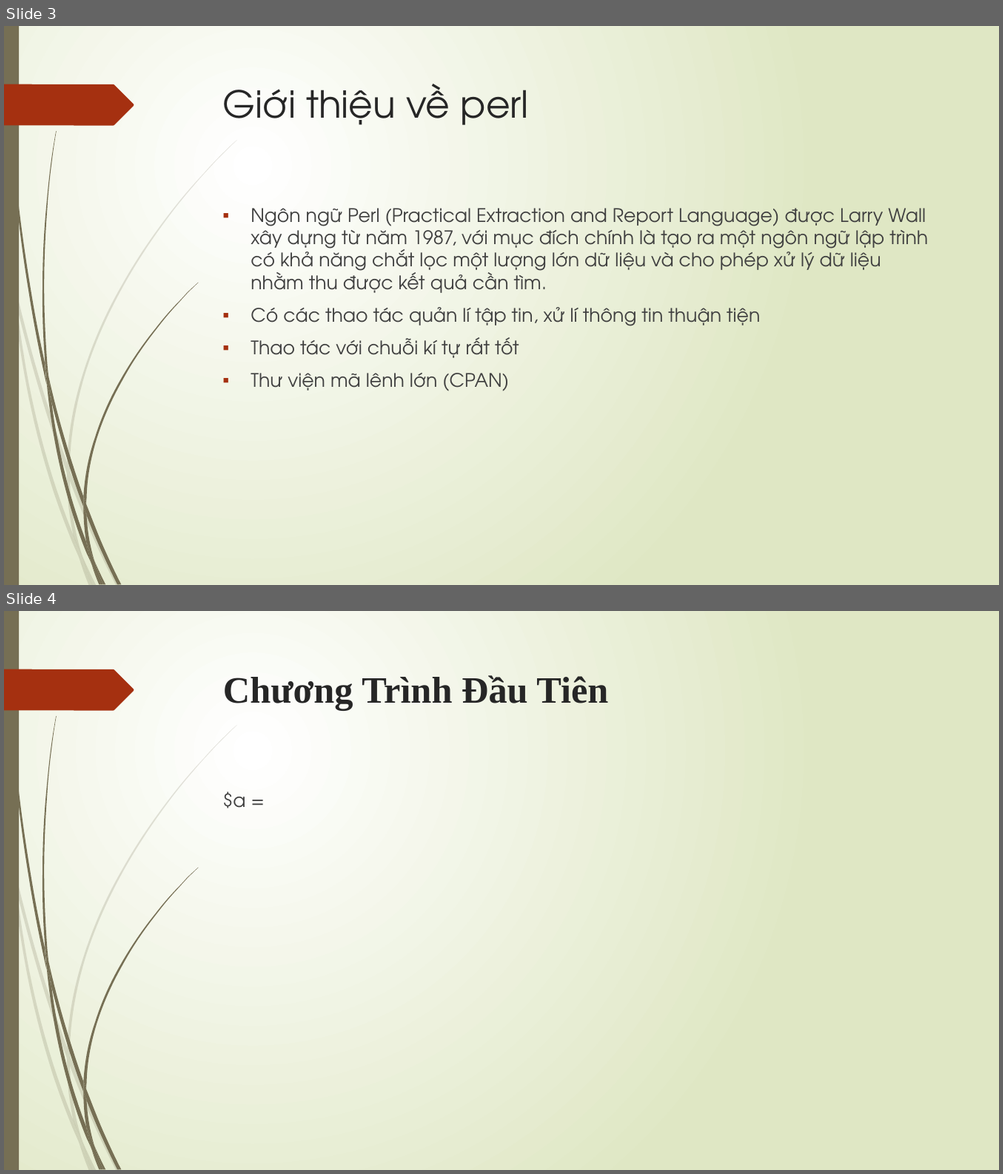
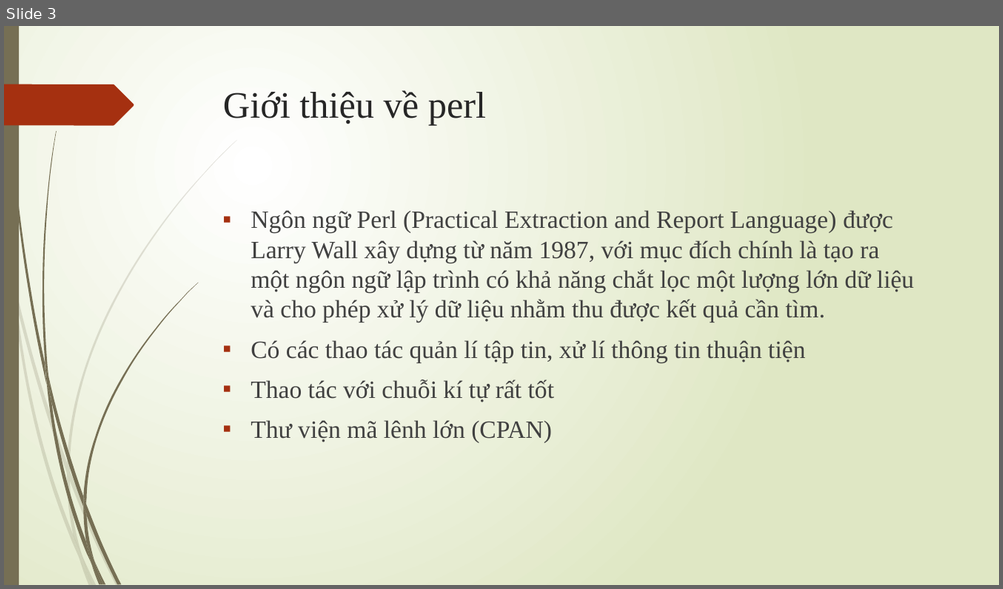
Before and after one commit to LeQuocHuy1234/perlexample, a slide deck: perl.pptx. Shown one above the other, each under a label of ours: slides 3 and 4 before the commit, slide 3 after it. The pictures are 1003x1174 and 1003x589 pixels, drawn with LibreOffice and Linux fonts; fonts in the diff are those of the drawing. Boxes give left, top, right and bottom in pixels: in the first picture for what was removed or moved away, otherwise in the second. Text is boxed around its words. In the diff, an @@ line names an element or a change of style, - is before the commit and + after.

```diff
--- a/perl.pptx
+++ b/perl.pptx
@@ slide 4 removed at bbox=[4, 611, 999, 1170], background gradient #FFFFFF to #DFE8C4; not listed: 24 template elements that a slide beside it also shows @@
@@ title removed at bbox=[223, 675, 608, 710] @@
-Chương Trình Đầu Tiên
@@ text removed at bbox=[222, 792, 245, 809] @@
-$a =
@@ slide 3 changed as well @@
@@ title "Giới thiệu về perl" at bbox=[223, 90, 486, 125]: font TeX Gyre Adventor to Times New Roman @@
@@ text "Ngôn ngữ Perl (Practical Extraction ..." at bbox=[250, 210, 913, 443]: size 18 to 24 pt, font TeX Gyre Adventor to Times New Roman @@
```
Also in this commit, not shown: 5 other slides changed, 8 slides added, 1 other slide removed, 8 other files.
